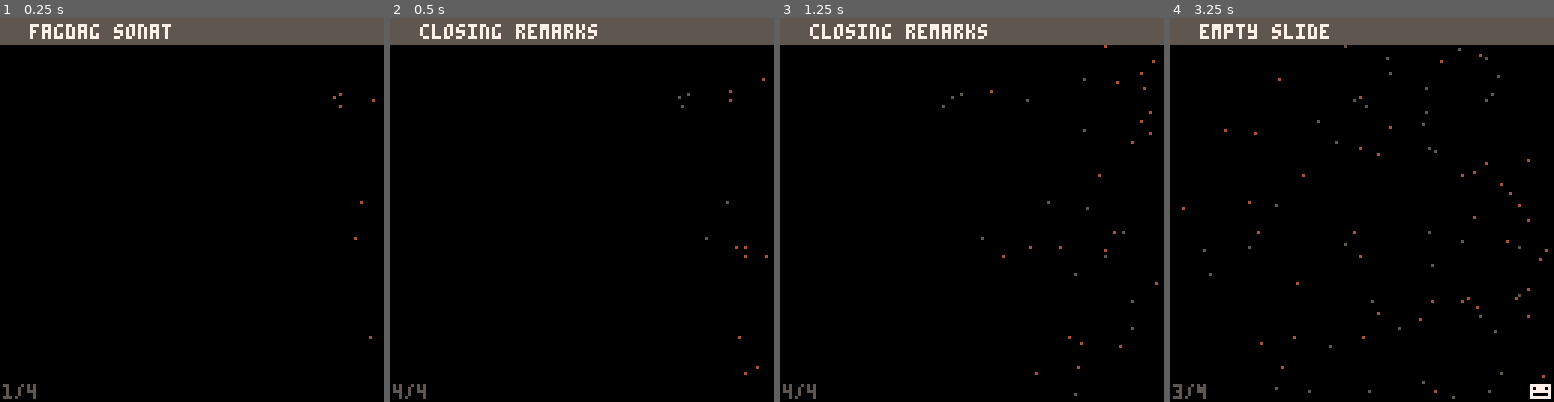
Above: before the commit, frames 1-4 (left to right).
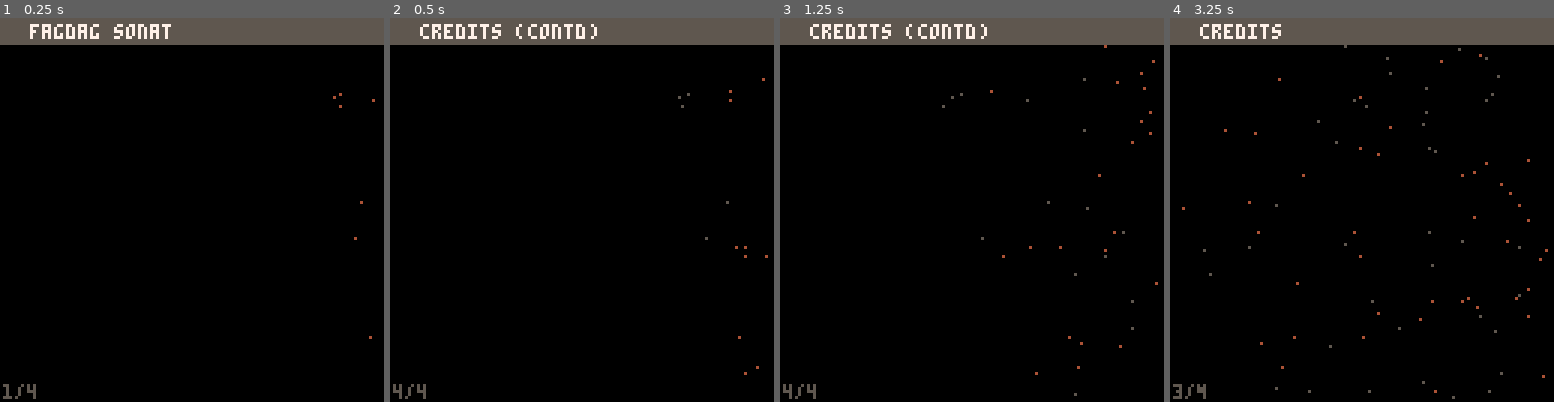
Above: after the commit, the same moments.

Repository: Sonat-Consulting/fagdag-pico8
Game: PICO-8 cartridge planlegging/playground/slides.p8
Two runs of this game, one before a commit and one after it. Both use one fixed random seed, a clock stepped at 60 frames per second and the inputs below.
Inputs:
- Up to frame 1 (0.25 s): no input
- Up to frame 2 (0.5 s): tap X (X key) at 0.33 s
- Up to frame 3 (1.25 s): tap O (Z key) at 0.7 s; tap X (X key) at 1.07 s
- Up to frame 4 (3.25 s): hold Right 1.6-2.1 s; tap O (Z key) every 0.4 s from 1.7 to 2.9 s; tap X (X key) at 1.85, 2.97 s; hold Up 2.15-2.42 s; hold Right 2.47-3.03 s; hold Left from 3.08 s (still down)

Frame 1 is identical in both runs. In frame 2, 0.4% of the frame differs, in the area x 11-54%, y 1-6%; in frame 3, 0.4%; in frame 4, 0.6%, in the area x 7-100%, y 1-100%.

Commit message:
fixed the template for presentation slides

Diff:
--- a/planlegging/playground/slides.p8
+++ b/planlegging/playground/slides.p8
@@ -13,22 +13,35 @@
 --><~^`
 --0123456789
 
-function slide1()
-	local strings = {
-		"-  velkommen til fagdag!",
-		"",
-		"-i dag skal vi tilbake til",
-		"          ca 1984",
-		"",
-		"-  vi har et tett program",
-		"   s★ pr🅾️v ★ holde f🅾️lge",
-		"",
-
- 	}
-	return makeslide("fagdag sonat", strings, bullets)
-end
-
-function slide2()
+function buildslides()
+	return {
+		intro(),
+		counter(),
+		credits(),
+		credits2(),
+	}
+end
+
+
+function intro()
+	return makeslide("fagdag sonat",
+	{
+		"-    velkommen til fagdag!    ",
+		"                              ",
+		"                              ",
+		"-i dag skal vi ta dere tilbake",
+		"                              ",
+		"-     til rundt ★r 1984       ",
+		"                              ",
+		"                              ",
+		"                              ",
+		"                              ",
+		"                              ",
+		"                              ",
+	})
+end
+
+function counter()
 	local mytime = 0
 	local init = function()
 		mytime = 0
@@ -41,22 +54,38 @@
 	return makecustomslide("custom slide!", init, draw)
 end
 
-function slide3()
-	return makeslide("empty slide", {}, {})
-end
-
-function slide4()
-	local content = {
-		"-based on cart \"pico slides\"",
-		"  by user egvroom",
-		"",
-		"-see",
-		"",
-		"  https://www.lexaloffle.com/",
-		"       bbs/?tid=33347"
-	}
-
-	return makeslide("closing remarks", content)
+function credits()
+	return makeslide("credits",
+	{
+		"-            idea             ",
+		"        terje wiesener        ",
+		"                              ",
+		"- content, code, presentation ",
+		"         hadrien kohl         ",
+		"         igor erokhin         ",
+		"        terje wiesener        ",
+		"                              ",
+		"-            music            ",
+		"         david fredman        ",
+		"                              ",
+	})
+end
+
+function credits2()
+	return makeslide("credits (contd)",
+	{
+		"-    presentation framework   ",
+		"  based on cart \"pico slides\" ",
+		"       by user egvroom        ",
+		"                              ",
+		"             see              ",
+		"  https://www.lexaloffle.com/ ",
+		"       bbs/?tid=33347         ",
+		"                              ",
+		"                              ",
+		"                              ",
+		"                              ",
+	})
 end
 
 
@@ -72,10 +101,10 @@
 	local strings = {}
 	for str in all(rawstrings) do
 		if sub(str,1,1) == "-" then
-			add(strings, " " .. sub(str, 2, #str))
+			add(strings, sub(str, 2, #str))
 			add(bullets, 1)
 		else
-			add(strings, str)
+			add(strings, " " .. str)
 			add(bullets, 0)
 		end
 	end
@@ -110,13 +139,7 @@
 bulletx = {}
 bulletcolor = {}
 
-slides = {
-	slide1(),
-	slide2(),
-	slide3(),
-	slide4(),
-}
-
+slides = buildslides()
 slidelimit = #slides - 1
 currentslide = slides[1]
 
